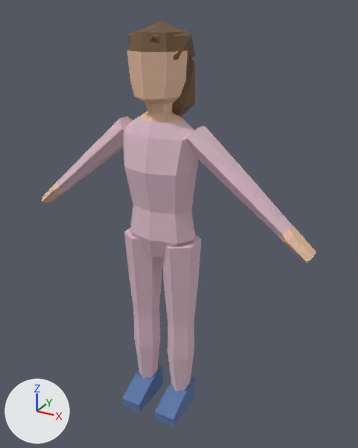
The FBX model Assets/Character/Patient_Girl/Patient_Girl.fbx: old version first, new version second.
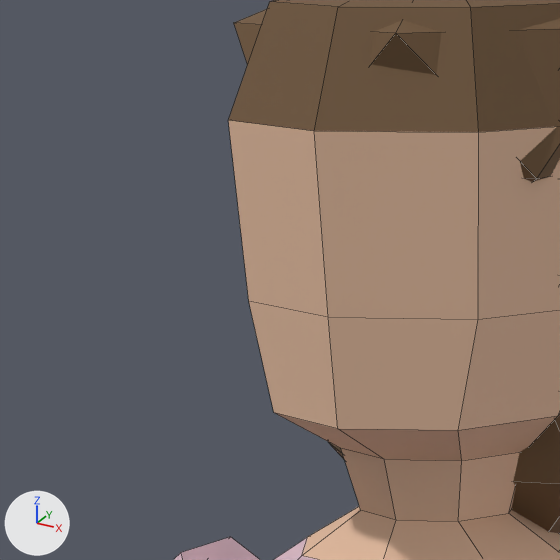
Old and new are each drawn whole from a 50 mm camera at (0.694, -1.158, 1.24) aimed at (0.039, 0.034, 0.644) and again close up on the part from 25% to 50% of the width and 7% to 27% of the height. Arrows for +X, +Y and +Z are at lower left; the lights stay in place. The last two pictures show the newer version. The close-ups show mesh edges as thin lines.

Objects in the first close-up: 'Patient_Girl'.
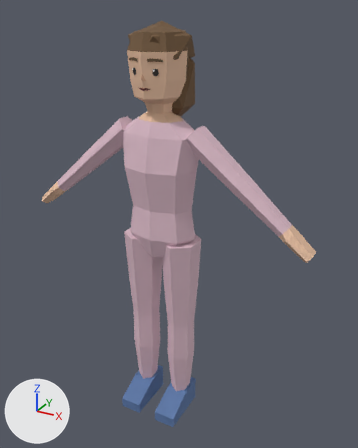
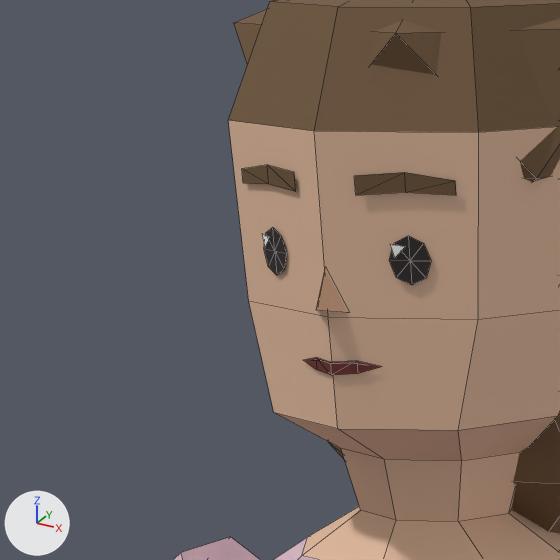
What changed in the scene script:
```text
Add img_facepalette_png:
    img_facepalette_png = load_image('FacePalette.png', '../Face/FacePalette.png', 32, 16, 'sRGB')
Add mat_patient_girl_face:
    mat_patient_girl_face = principled_material('Patient_Girl_Face')
    mat_patient_girl_face.texture = img_facepalette_png
    mat_patient_girl_face.roughness = 0.55
Change me_patient_girl:
    used by ob_patient_girl; location = (0.0, 0.0, 0.0)
    remove me_patient_girl.from_pydata(...)  # 273 vertices, 268 faces; spans x -0.453..0.453, y -0.114..0.099, z 0.0..1.207
    add me_patient_girl.from_pydata(...)  # 353 vertices, 329 faces; spans x -0.453..0.453, y -0.114..0.099, z 0.0..1.207
    me_patient_girl part 1
    80 vertices are added at x -0.049..0.049, y -0.092..-0.067, z 1.046..1.124
    53 new faces join them, mat_patient_girl_face (picture img_facepalette_png)
    8 new faces join them, mat_patient_girl_hair (brown #6f5538)
    add me_patient_girl.materials.append(mat_patient_girl_face)  # picture img_facepalette_png
```

What differs and where, as boxes [x1, y1, x2, y2] in the close-ups (560 x 560 px):
part 1 of me_patient_girl, added: after [242, 165, 456, 375]
